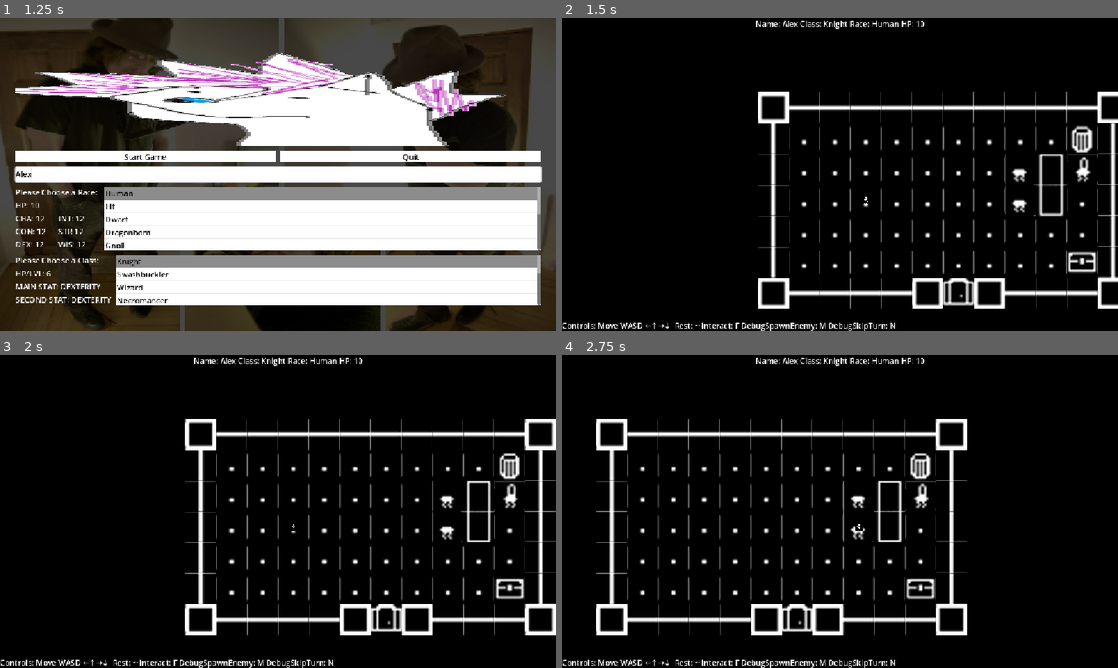
Above: before the commit, frames 1-4 (two rows, left to right).
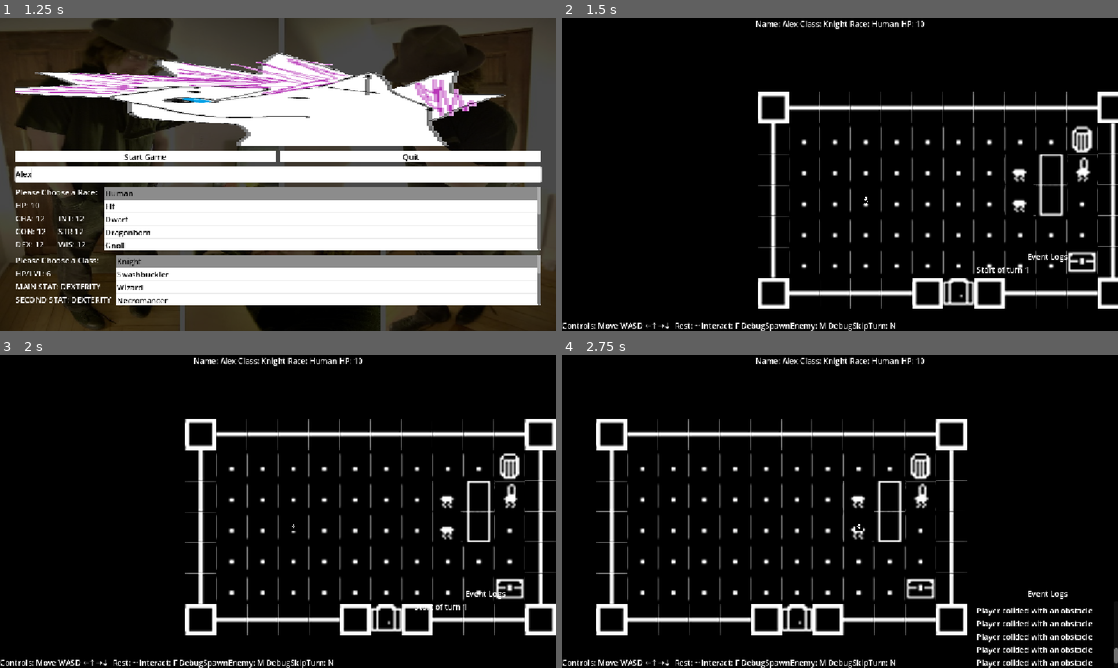
Above: after the commit, the same moments.

Repository: JohnScuzzman/Gnoll-Pointer-Godot-Game
Game: Godot game, scene res://level/main_menu.tscn
The game is run twice, just before and just after one commit, with the same random seed, the same clock (stepped at 60 frames per second) and the same inputs.
Inputs (mouse positions are in pixels of both pictures, inside the frame that each line leads up to):
- Up to frame 1 (1.25 s): click (278, 174) at 0.52 s; type "Alex" at 0.6 s
- Up to frame 2 (1.5 s): click "Start Game" at 1.25 s
- Up to frame 3 (2 s): no input
- Up to frame 4 (2.75 s): hold D (right) from 2.03 s (still down); hold ` (rest) from 2.03 s (still down)

Frame 1 is identical in both runs. In frame 2, 0.2% of the frame differs, in the area x 74-91%, y 75-82%; in frame 3, 0.1%; in frame 4, 1.2%, in the area x 74-100%, y 75-100%.

Commit message:
added an event log

Diff:
--- a/level/game_level.gd
+++ b/level/game_level.gd
@@ -16,6 +16,9 @@
 
 var active_enemies: Array
 var is_player_turn: bool = true
+
+var events_container: BoxContainer
+var event_box_scroll_container: ScrollContainer
 
 #Delete this later DebugValue
 var turn = 1
@@ -40,7 +43,10 @@
 
 	player.get_node("RemoteTransform2D").remote_path = main_camera.get_path()
 
-	print("Start of turn ", turn)
+	event_box_scroll_container = user_interface.get_node("EventBoxContainer/EventBoxScrollContainer")
+	events_container = event_box_scroll_container.get_node("EventsContainer")
+
+	add_event_log("Start of turn " + str(turn))
 
 func update_ui():
 		user_interface.get_node("DebugLabel").text = "Name: " + str(player.stats.name) + \
@@ -64,11 +70,11 @@
 			var player_collision = player.try_move_or_colide(input_direction)
 			if (player_collision != null):
 				if player_collision.is_in_group("enemy"):
-					print("Colided with an enemy")
+					add_event_log("Player colided with an enemy")
 					player_collision.on_hit(1)
 					end_player_turn()
 				else:
-					print("Colided with an obstacle")
+					add_event_log("Player colided with an obstacle")
 			else:
 				end_player_turn()
 
@@ -95,7 +101,7 @@
 			active_enemies.append(test_enemy)
 
 func end_player_turn():
-	print("End of player turn")
+	add_event_log("End of player turn")
 	is_player_turn = false
 	turn_timer.start(turn_cooldown)
 
@@ -103,16 +109,22 @@
 	enemy_turn()
 
 func enemy_turn():
-	print("Start of enemy turn")
+	add_event_log("Start of enemy turn")
 
 	for active_enemy in active_enemies:
 		var enemy_collision = active_enemy.execute_turn(player)
 		if (enemy_collision != null && enemy_collision.is_in_group("player")):
-			print("Enemy colided with player")
+			add_event_log("Enemy colided with player")
 			player.on_hit(1)
 
 	# This is for debug delete eventually
-	print("End of enemy turn")
+	add_event_log("End of enemy turn")
 	turn += 1
-	print("Start of turn ", turn)
+	add_event_log("Start of turn " + str(turn))
 	is_player_turn = true
+
+func add_event_log(message):
+	var new_log = Label.new()
+	new_log.text = message
+	events_container.add_child(new_log)
+	event_box_scroll_container.scroll_vertical = int(event_box_scroll_container.get_v_scroll_bar().max_value)
--- a/user_interface/user_interface.tscn
+++ b/user_interface/user_interface.tscn
@@ -20,3 +20,28 @@
 offset_right = 40.0
 grow_vertical = 0
 text = "Controls: Move WASD ←↑→↓  Rest: ~ Interact: F DebugSpawnEnemy: M DebugSkipTurn: N"
+
+[node name="EventBoxContainer" type="VBoxContainer" parent="." unique_id=1686678449]
+anchors_preset = 3
+anchor_left = 1.0
+anchor_top = 1.0
+anchor_right = 1.0
+anchor_bottom = 1.0
+offset_left = -293.0
+offset_top = -166.0
+grow_horizontal = 0
+grow_vertical = 0
+
+[node name="EventBoxTitle" type="Label" parent="EventBoxContainer" unique_id=972855810]
+layout_mode = 2
+text = "Event Logs"
+horizontal_alignment = 1
+
+[node name="EventBoxScrollContainer" type="ScrollContainer" parent="EventBoxContainer" unique_id=1412520420]
+layout_mode = 2
+size_flags_vertical = 3
+
+[node name="EventsContainer" type="VBoxContainer" parent="EventBoxContainer/EventBoxScrollContainer" unique_id=2080395508]
+layout_mode = 2
+size_flags_horizontal = 3
+size_flags_vertical = 3
